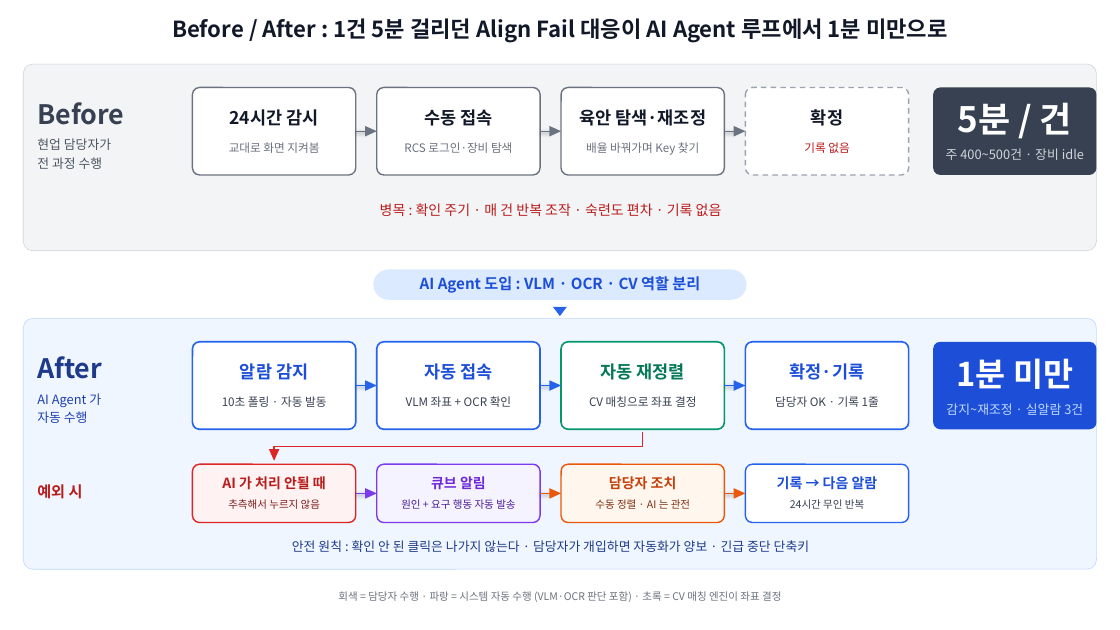
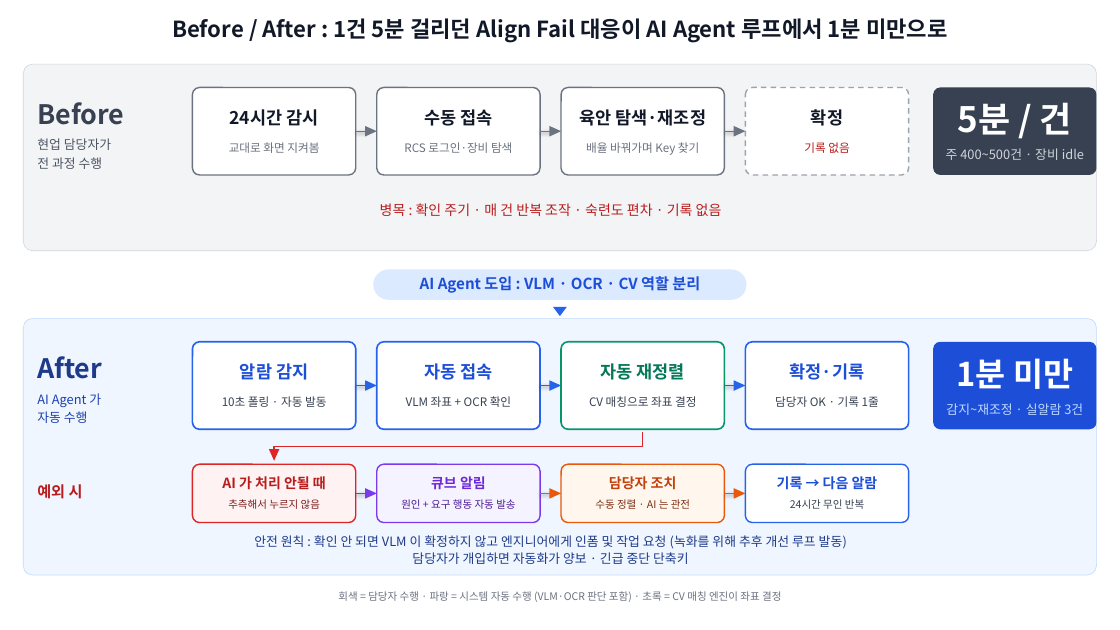
Before and after one commit to DarrenKoi/auto_recipe_creator, a slide deck: slide 1 of docs/project_progress/img/07/07_slides.pptx. Drawn at 1120x630 pixels with LibreOffice and Linux fonts; fonts in the diff are those of the drawing. Boxes give left, top, right and bottom in pixels: in the first picture for what was removed or moved away, otherwise in the second. Text is boxed around its words. In the diff, an @@ line names an element or a change of style, - is before the commit and + after.

```diff
--- a/docs/project_progress/img/07/07_slides.pptx
+++ b/docs/project_progress/img/07/07_slides.pptx
@@ rounded rectangle: place and size @@
-rounded rectangle at bbox=[24, 318, 1097, 570]
+rounded rectangle at bbox=[24, 318, 1097, 576]
@@ rounded rectangle at bbox=[24, 318, 1097, 576]: proportions changed @@
@@ text at bbox=[254, 535, 847, 549]: text changed @@
-안전 원칙 : 확인 안 된 클릭은 나가지 않는다 · 담당자가 개입하면 자동화가 양보 · 긴급 중단 단축키
+안전 원칙 : 확인 안 되면 VLM 이 확정하지 않고 엔지니어에게 인폼 및 작업 요청 (녹화를 위해 추후 개선 루프 발동)
@@ text added at bbox=[412, 552, 688, 564], 11 pt, text #1E3A8A @@
+담당자가 개입하면 자동화가 양보 · 긴급 중단 단축키
```
Also in this commit, not shown: 1 other slide changed, 6 other files.
